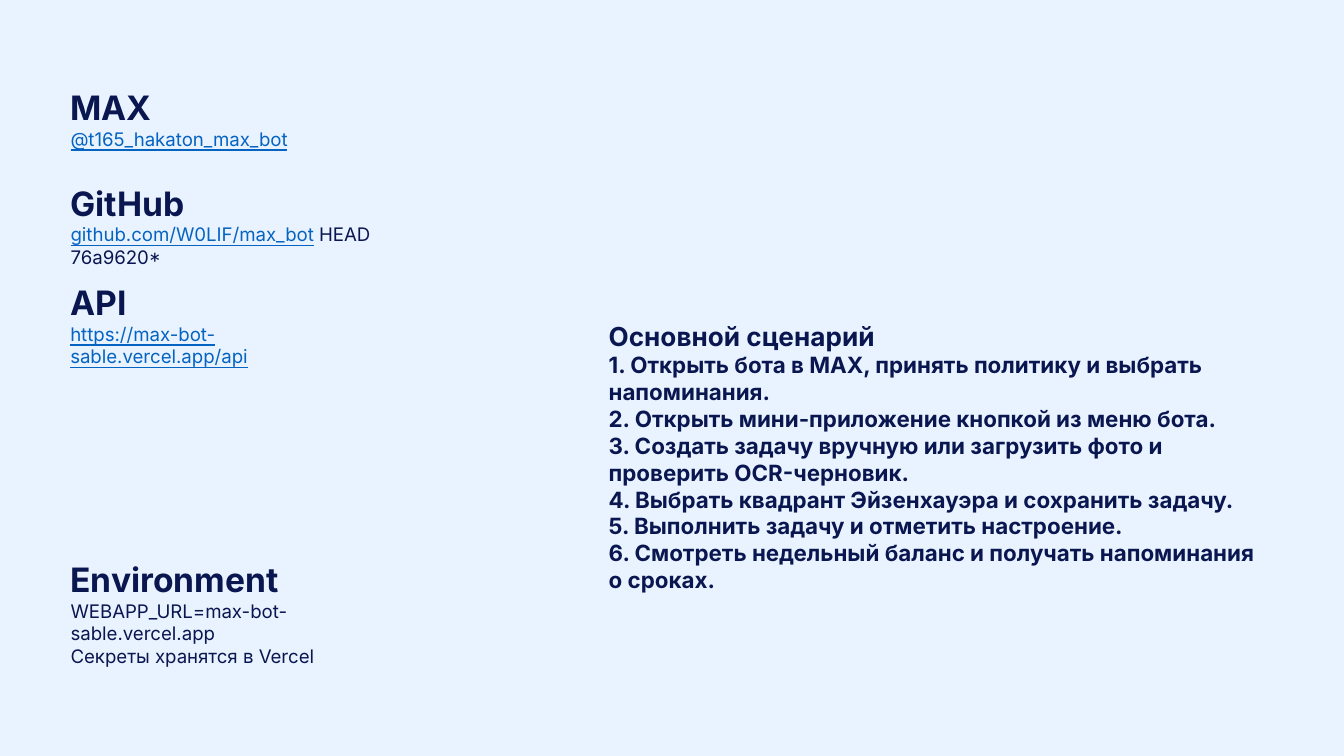
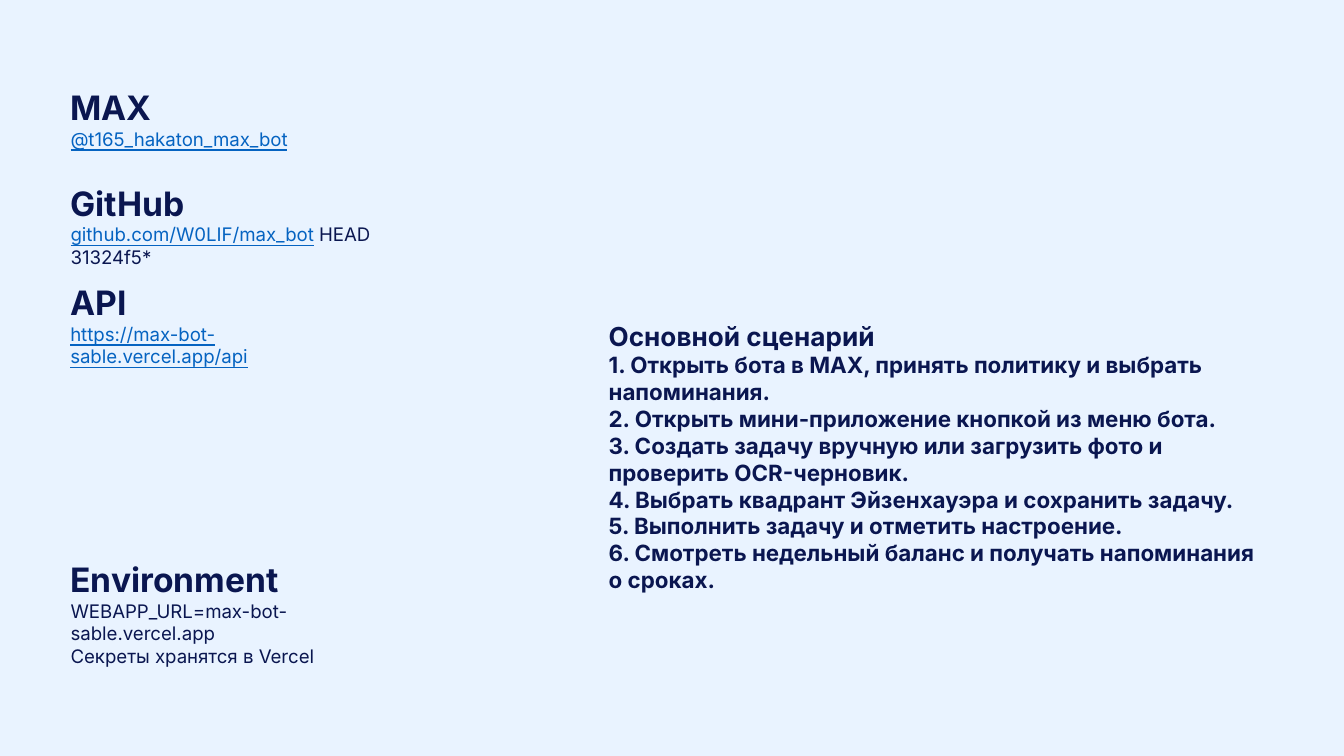
Before and after one commit to W0LIF/max_bot, a slide deck: slide 1 of Хакатон_Кибермыши (2).pptx. Drawn at 1344x756 pixels with LibreOffice and Linux fonts; fonts in the diff are those of the drawing. Boxes give left, top, right and bottom in pixels: in the first picture for what was removed or moved away, otherwise in the second. Text is boxed around its words. In the diff, an @@ line names an element or a change of style, - is before the commit and + after.

```diff
--- a/Хакатон_Кибермыши (2).pptx
+++ b/Хакатон_Кибермыши (2).pptx
@@ text at <box>71,190,370,264</box>: text changed @@
-GitHub
-github.com/W0LIF/max_bot HEAD 76a9620*
+GitHub
+github.com/W0LIF/max_bot HEAD 31324f5*
```
Also in this commit, not shown: 1 other file.
